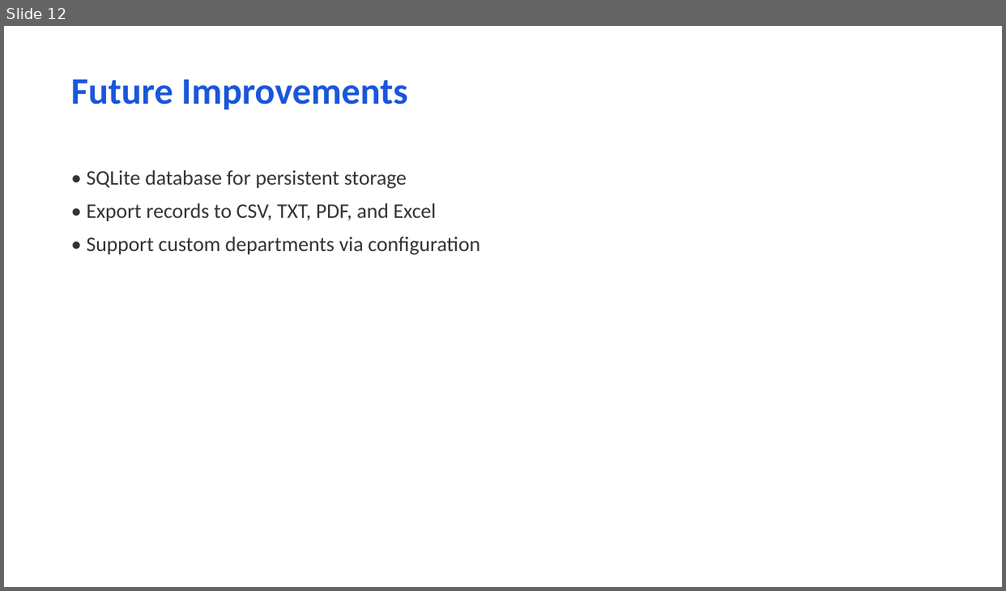
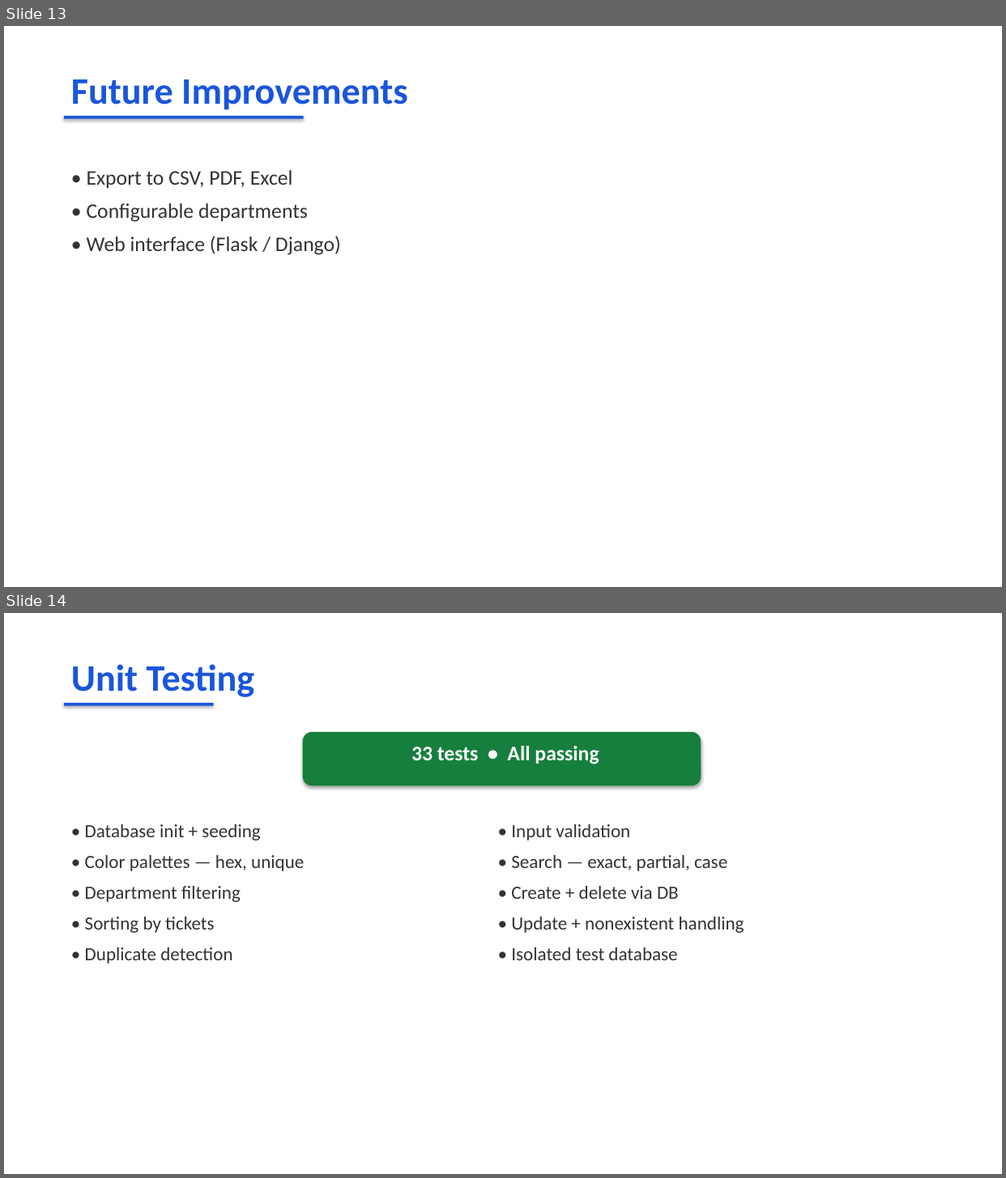
Before and after one commit to Belvah/employees-records-system, a slide deck: Employee_Records_System_Presentation.pptx. Shown one above the other, each under a label of ours: slide 12 before the commit, slides 13 and 14 after it. The pictures are 1006x591 and 1006x1178 pixels, drawn with LibreOffice and Linux fonts; fonts in the diff are those of the drawing. Boxes give left, top, right and bottom in pixels: in the first picture for what was removed or moved away, otherwise in the second. Text is boxed around its words. In the diff, an @@ line names an element or a change of style, - is before the commit and + after.

```diff
--- a/Employee_Records_System_Presentation.pptx
+++ b/Employee_Records_System_Presentation.pptx
@@ slide 14 added at (x1=4, y1=613, x2=1002, y2=1174), background #FFFFFF @@
@@ text added at (x1=71, y1=664, x2=255, y2=697), 36 pt, text #1A56DB, bold @@
+Unit Testing
@@ rectangle added at (x1=64, y1=703, x2=214, y2=706), fill #1A56DB @@
@@ rounded rectangle added at (x1=304, y1=733, x2=701, y2=786), fill #167F3D, outline #167F3D 1.5 pt @@
@@ text added at (x1=411, y1=746, x2=599, y2=764), 20 pt, text #FFFFFF, bold @@
+33 tests • All passing
@@ text added at (x1=85, y1=824, x2=304, y2=964), 18 pt, text #333333 @@
+• Database init + seeding
+• Color palettes — hex, unique
+• Department filtering
+• Sorting by tickets
+• Duplicate detection
@@ text added at (x1=511, y1=824, x2=744, y2=960), 18 pt, text #333333 @@
+• Input validation
+• Search — exact, partial, case
+• Create + delete via DB
+• Update + nonexistent handling
+• Isolated test database
@@ what was slide 12 is now slide 13 @@
@@ slide 13 changed as well @@
@@ rectangle added at (x1=64, y1=116, x2=304, y2=119), fill #1A56DB @@
@@ text at (x1=87, y1=170, x2=341, y2=255): text changed @@
-• SQLite database for persistent storage
-• Export records to CSV, TXT, PDF, and Excel
-• Support custom departments via configuration
+• Export to CSV, PDF, Excel
+• Configurable departments
+• Web interface (Flask / Django)
```
Also in this commit, not shown: 10 other slides changed, 4 other slides added, 4 slides removed, 8 other files.
